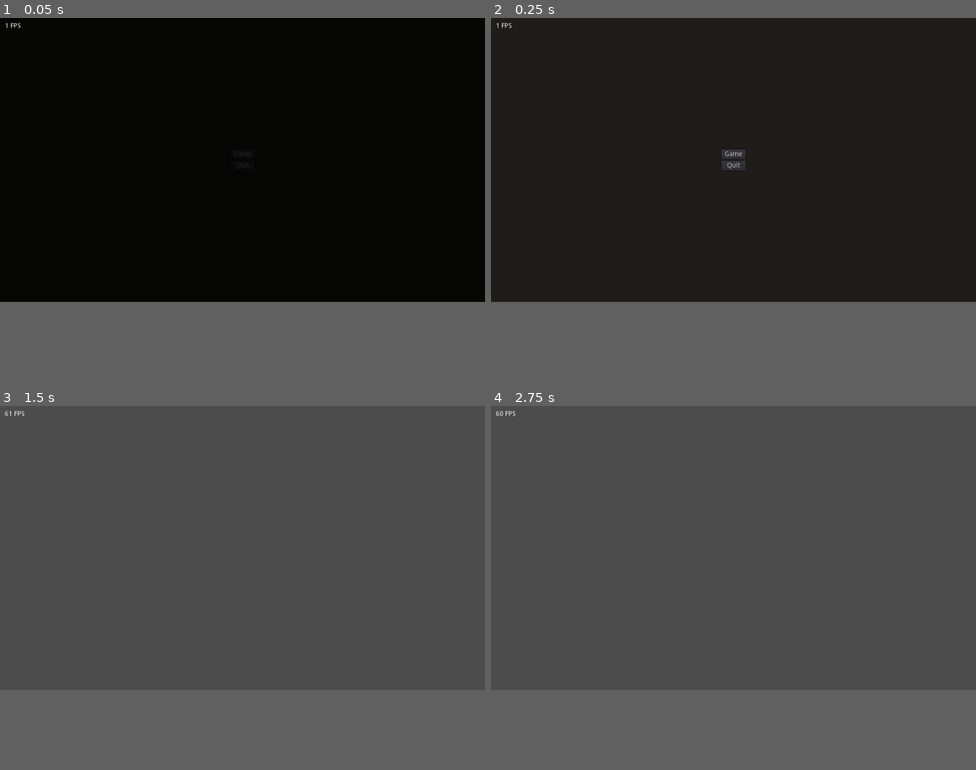
Above: before the commit, frames 1-4 (two rows, left to right).
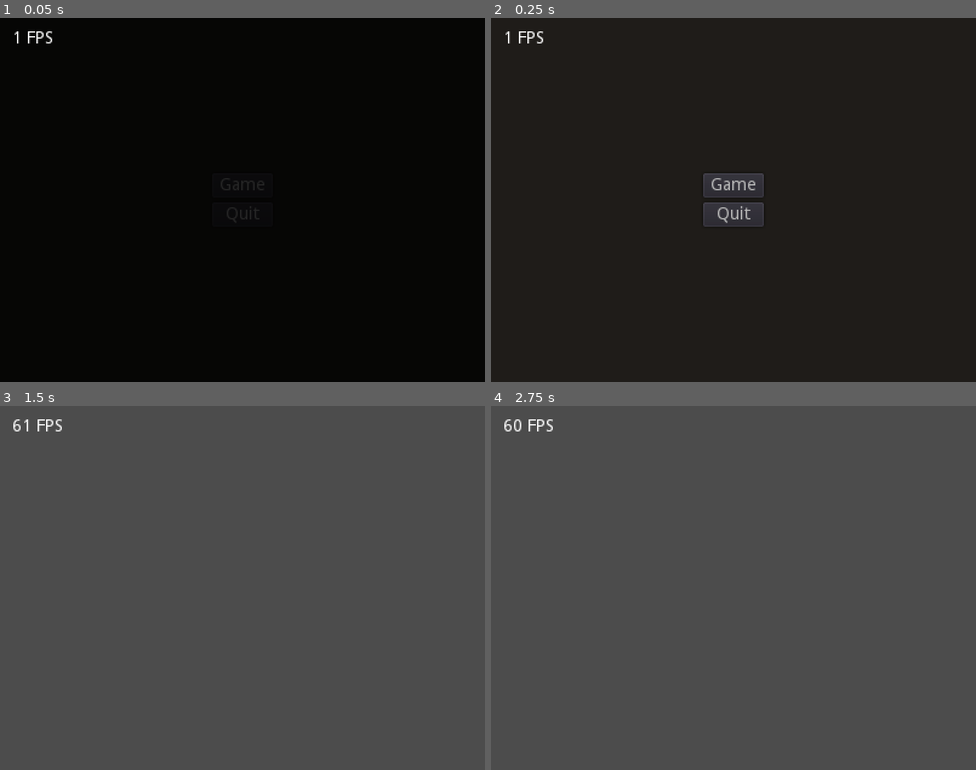
Above: after the commit, the same moments.

Repository: Byteron/ludum-dare-44
Game: Godot game, scene res://source/interface/menu/TitleScreen.tscn
The game is run twice, just before and just after one commit, with the same random seed, the same clock (stepped at 60 frames per second) and the same inputs.
Inputs:
- Up to frame 1 (0.05 s): no input
- Up to frame 2 (0.25 s): no input
- Up to frame 3 (1.5 s): click "Game" at 0.5 s
- Up to frame 4 (2.75 s): tap Enter at 2 s
In our replay, the window is 800x468 before the commit and 800x600 after it. These sizes can differ from the game's own. Grey fills any space a smaller window leaves; there, only what the larger window draws over its background counts as a difference.

The runs differ from the first frame. In frame 1, 0.3% of the frame differs, in the area x 1-55%, y 1-56%; in frame 2, 2.0%, in the area x 1-57%, y 1-58%; in frame 3, 0.2%; in frame 4, 0.2%.

Commit message:
set proper resolution

Diff:
--- a/project.godot
+++ b/project.godot
@@ -23,6 +23,15 @@
 
 Scene="*res://source/global/Scene.tscn"
 
+[display]
+
+window/size/width=400
+window/size/height=300
+window/size/test_width=800
+window/size/test_height=600
+window/stretch/mode="viewport"
+window/stretch/aspect="keep"
+
 [rendering]
 
 quality/driver/driver_name="GLES2"
